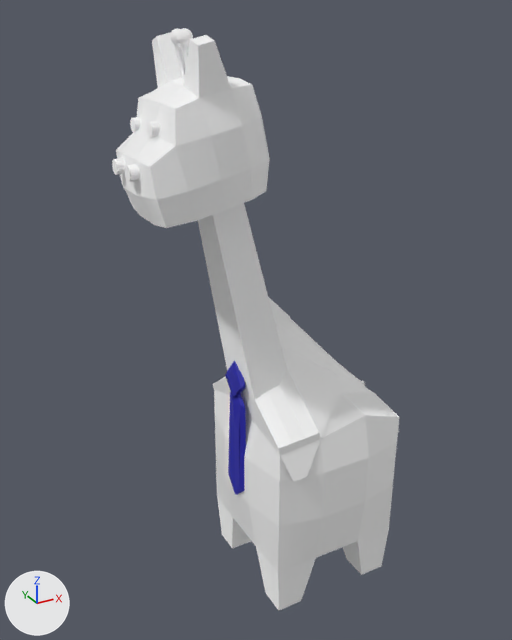
One commit to the glTF model modellen/rafrafwalking_stropdas.gltf: the scene before it, then after it.
Camera for both pictures: a 50 mm lens placed at (-4.57, -7.54, 8.06), pointed at (-0.72, -0.53, 4.56). Every picture has the same lights, and +X, +Y and +Z are marked at lower left. Where no turn or scale is listed for an object, it has been applied to the vertices.
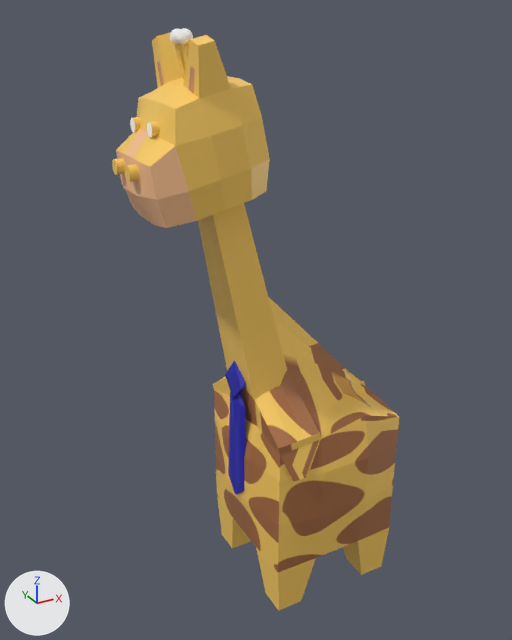
Pixel boxes [x1, y1, x2, y2] of what changed, in the pictures (512 x 640 px):
'Cube', surface changed, recoloured (grey to orange)
    both: [112, 30, 399, 572]
'Cube.002', recoloured, surface changed (grey to brown)
    both: [256, 547, 316, 611]
'Cube.001', recoloured, surface changed (grey to brown)
    both: [343, 528, 389, 575]
'Cube.003', recoloured, surface changed (grey to orange)
    both: [217, 497, 251, 548]

What changed in the scene script:
```text
Add img_giraf3:
    img_giraf3 = load_image('giraf3', 'giraf3.png', 1429, 705, 'sRGB')
Change mat_material:
    mat_material.metallic: 1.0 -> 0.0
    mat_material.base_color: (1.0, 1.0, 1.0) -> (0.982, 0.617, 0.12)  # white #ffffff -> orange #fdce61
    mat_material.roughness: 1.0 -> 0.4
Change mat_material_002:
    mat_material_002.metallic: 1.0 -> 0.0
    mat_material_002.roughness: 1.0 -> 0.5
    mat_material_002.base_color: (1.0, 1.0, 1.0) -> (0.956, 0.533, 0.279)  # white #ffffff -> beige #fac190
Change mat_material_004:
    mat_material_004.metallic: 1.0 -> 0.0
    mat_material_004.roughness: 1.0 -> 0.5
    mat_material_004.base_color: (1.0, 1.0, 1.0) -> (0.687, 0.319, 0.156)  # white #ffffff -> beige #d8996e
Change mat_material_008:
    remove mat_material_008.base_color = (1.0, 1.0, 1.0)  # white #ffffff
    add mat_material_008.texture = img_giraf3
```
